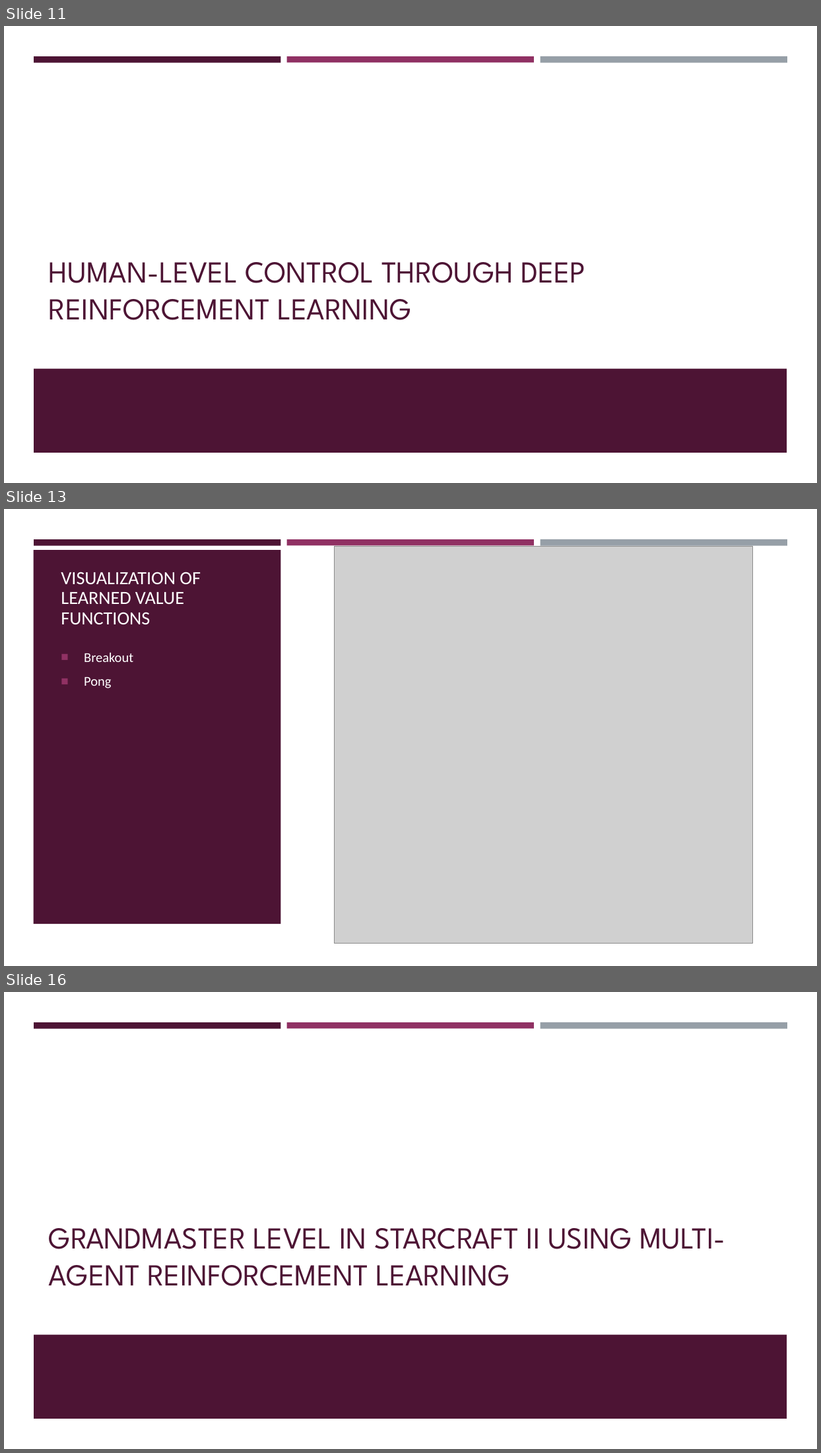
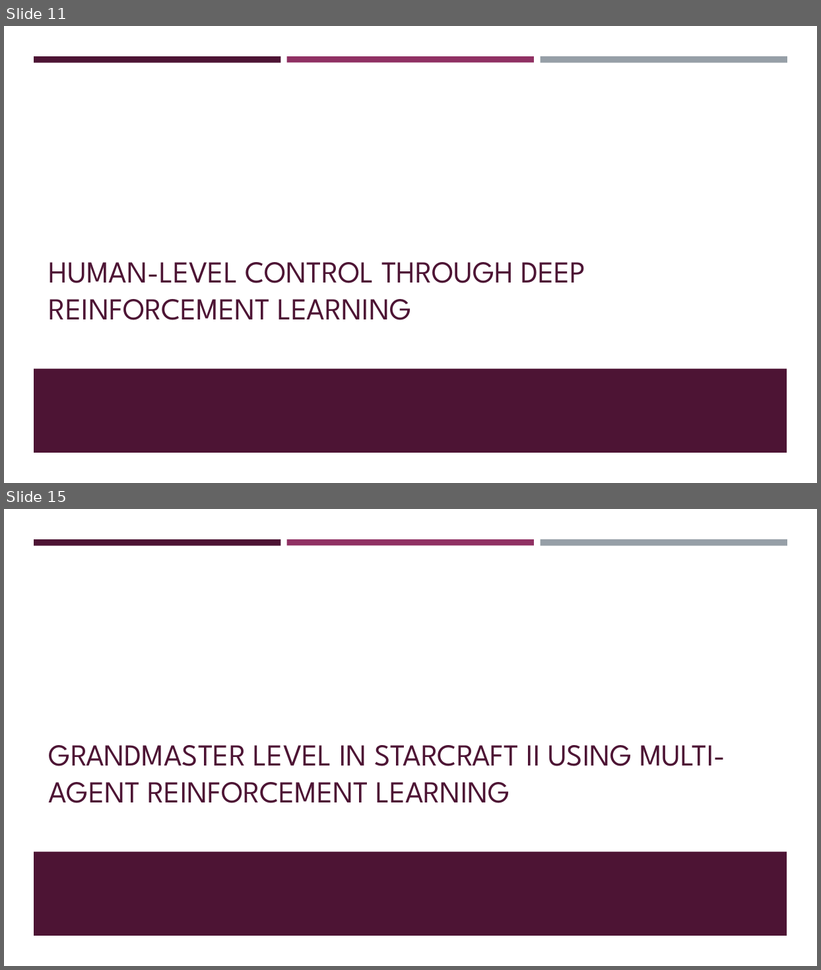
Before and after one commit to Boty22/Global-AI-Bootcamp-DRL, a slide deck: From RL to DRL.pptx. Shown one above the other, each under a label of ours: slides 11, 13 and 16 before the commit, slides 11 and 15 after it; the slides between them are not shown. The pictures are 821x1453 and 821x970 pixels, drawn with LibreOffice and Linux fonts; fonts in the diff are those of the drawing; grey boxes stand for pictures. Boxes give left, top, right and bottom in pixels: in the first picture for what was removed or moved away, otherwise in the second. Text is boxed around its words. In the diff, an @@ line names an element or a change of style, - is before the commit and + after.

```diff
--- a/From RL to DRL.pptx
+++ b/From RL to DRL.pptx
@@ slide 13 removed at bbox=[4, 509, 817, 966], background #000000 @@
@@ rectangle removed at bbox=[4, 509, 817, 966] @@
@@ rectangle removed at bbox=[34, 539, 281, 545] @@
@@ rectangle removed at bbox=[287, 539, 534, 545] @@
@@ picture removed at bbox=[335, 546, 753, 944] @@
@@ rectangle removed at bbox=[540, 539, 787, 546] @@
@@ rectangle removed at bbox=[33, 550, 281, 924] @@
@@ title removed at bbox=[61, 572, 201, 625] @@
-VISUALIZATION OF LEARNED VALUE FUNCTIONS
@@ text removed at bbox=[84, 652, 133, 689] @@
-■ Breakout
-■ Pong
@@ what was slide 16 is now slide 15 @@
```
Also in this commit, not shown: 7 slides changed.
